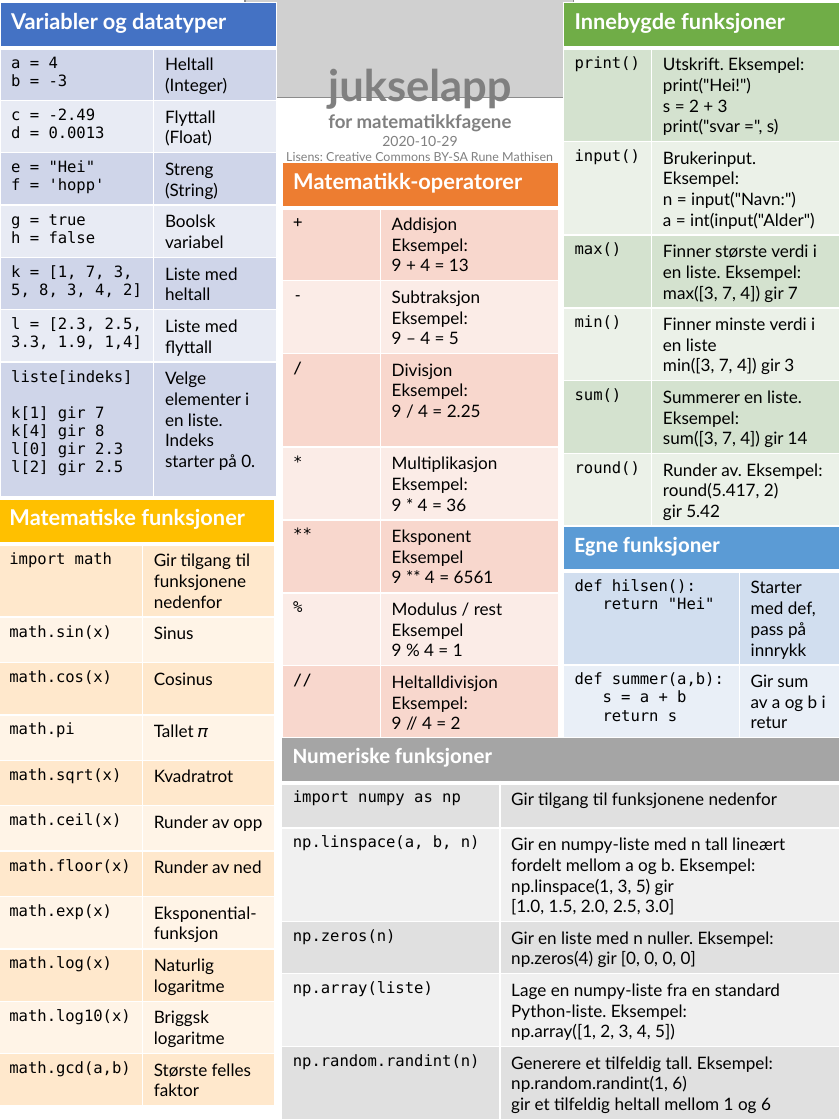
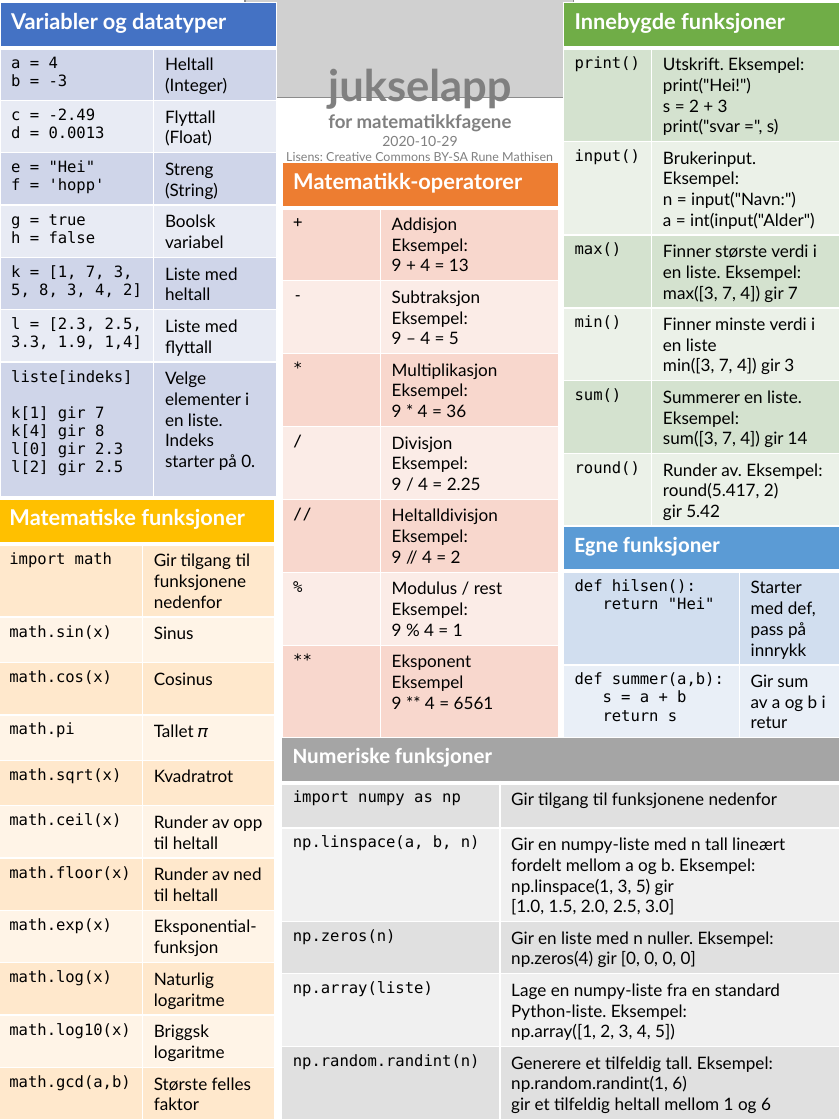
Before and after one commit to fagstoff/Skolekoden, a slide deck: slide 1 of Støttemateriell/python jukselapp for matte.pptx. Drawn at 840x1120 pixels with LibreOffice and Linux fonts; fonts in the diff are those of the drawing; grey boxes stand for pictures. Boxes give left, top, right and bottom in pixels: in the first picture for what was removed or moved away, otherwise in the second. Text is boxed around its words. In the diff, an @@ line names an element or a change of style, - is before the commit and + after.

```diff
--- a/Støttemateriell/python jukselapp for matte.pptx
+++ b/Støttemateriell/python jukselapp for matte.pptx
@@ table at (x1=282, y1=162, x2=559, y2=738) @@
+row 4: * | Multiplikasjon / Eksempel: / 9 * 4 = 36
-row 5: * | Multiplikasjon / Eksempel: / 9 * 4 = 36
+row 6: // | Heltalldivisjon / Eksempel: / 9 // 4 = 2
+row 7: % | Modulus / rest / Eksempel: / 9 % 4 = 1
-row 7: % | Modulus / rest / Eksempel / 9 % 4 = 1
-row 8: // | Heltalldivisjon / Eksempel: / 9 // 4 = 2
@@ table at (x1=0, y1=498, x2=274, y2=1119) @@
-row 7, column 2: Runder av opp
+row 7, column 2: Runder av opp til heltall
-row 8, column 2: Runder av ned
+row 8, column 2: Runder av ned til heltall
```
Also in this commit, not shown: 1 other file.
